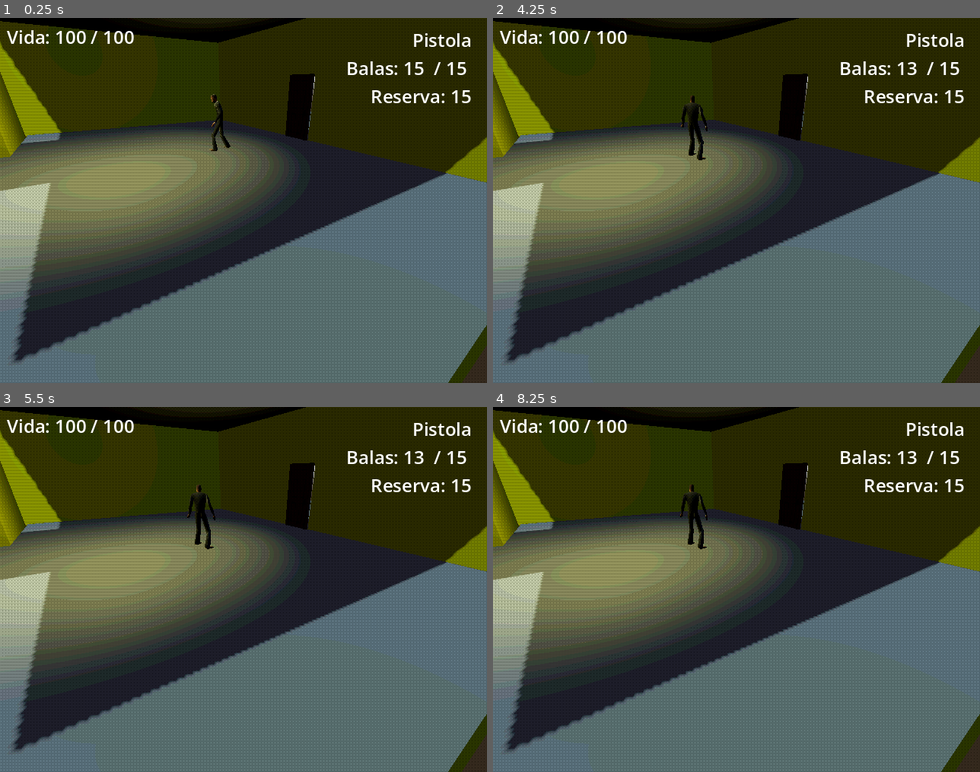
Above: before the commit, frames 1-4 (two rows, left to right).
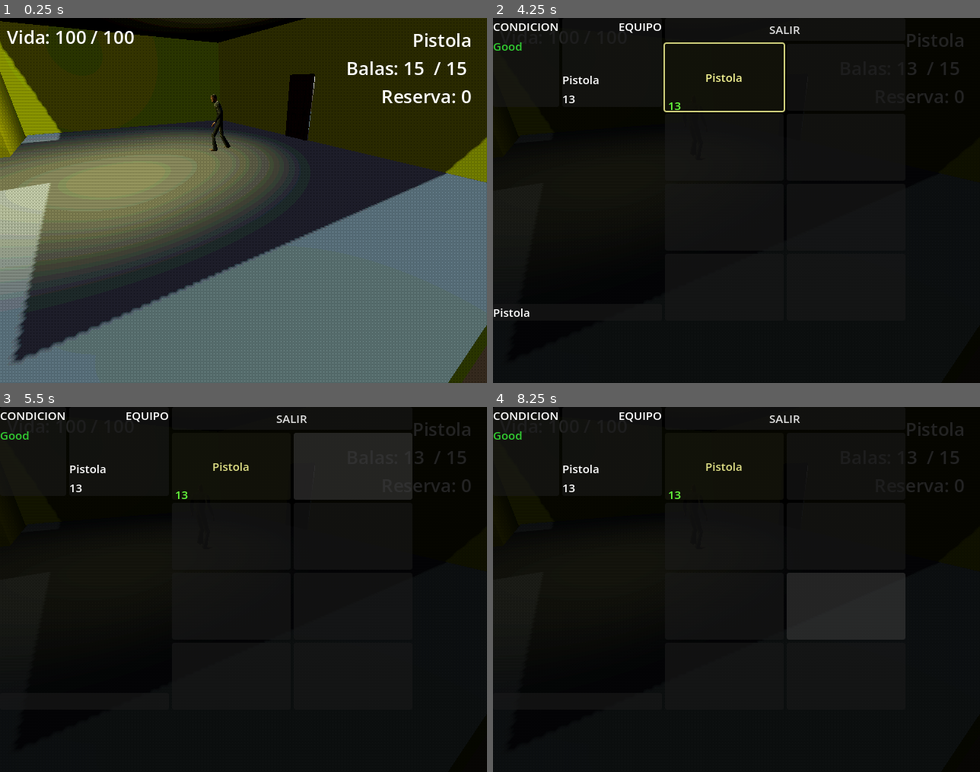
Above: after the commit, the same moments.

Repository: lorenscarano/PSX-Survival-Horror-Game-Godot-
Game: Godot game, scene res://Escenas/prototyping.tscn
The game is run twice, just before and just after one commit, with the same random seed, the same clock (stepped at 60 frames per second) and the same inputs.
Inputs (mouse positions are in pixels of both pictures, inside the frame that each line leads up to):
- Up to frame 1 (0.25 s): no input
- Up to frame 2 (4.25 s): tap Enter at 0.5 s; move the mouse to (843, 182) at 0.52 s; hold D (turn_right) 0.53-1.28 s; hold Right mouse button (aim) 0.53-1.28 s; click (843, 182) at 0.67 s; tap Q (quick_turn) at 0.8, 1.35, 2.3, 3.6 s; move the mouse to (639, 218) at 1.27 s; hold S (move_backward) 1.28-2.03 s; click (639, 218) at 1.42 s; right-click (639, 218) at 1.55 s; move the mouse to (785, 120) at 2.02 s; hold D (turn_right) 2.03-2.78 s; hold Right mouse button (aim) 2.03-2.78 s; click (785, 120) at 2.17 s; move the mouse to (712, 273) at 2.77 s; hold W (move_forward) 2.78-3.53 s; tap E (interact) at 2.85 s; click (712, 273) at 2.92 s; right-click (712, 273) at 3.05 s; move the mouse to (882, 255) at 3.52 s; hold A (turn_left) from 3.53 s (still down); click (882, 255) at 3.67 s; tap Tab (inventory) at 4.15 s
- Up to frame 3 (5.5 s): release A (turn_left) at 4.25 s; click (233, 465) at 4.25 s, where only the run after the commit has a clickable "Pistola"; click (350, 465) at 5.02 s
- Up to frame 4 (8.25 s): click (726, 534) at 5.77 s; click (843, 534) at 6.52 s; click (726, 607) at 7.27 s; click (843, 607) at 8.02 s

The runs differ from the first frame. In frame 1, 0.4% of the frame differs, in the area x 76-97%, y 19-24%; in frame 2, 82%; in frame 3, 85%, in the area x 0-100%, y 0-100%; in frame 4, 81%.

Commit message:
Finished the inventory (temporal)

Diff:
--- /dev/null
+++ b/Escenas/inventory_menu.tscn
@@ -0,0 +1,89 @@
+[gd_scene format=3 uid="uid://cnhct5q1vrf7h"]
+
+[ext_resource type="Script" uid="uid://da756m77nbcp8" path="res://Scripts/inventory_menu.gd" id="1_fofr0"]
+
+[sub_resource type="Theme" id="Theme_kddjp"]
+default_font_size = 15
+
+[node name="InventoryMenu" type="CanvasLayer" unique_id=1407387221]
+process_mode = 3
+layer = 9
+script = ExtResource("1_fofr0")
+
+[node name="Fondo" type="ColorRect" parent="." unique_id=1324633269]
+anchors_preset = 15
+anchor_right = 1.0
+anchor_bottom = 1.0
+grow_horizontal = 2
+grow_vertical = 2
+theme = SubResource("Theme_kddjp")
+color = Color(0, 0, 0, 0.8627451)
+
+[node name="Margen" type="MarginContainer" parent="Fondo" unique_id=77092470]
+layout_mode = 0
+offset_right = 40.0
+offset_bottom = 40.0
+
+[node name="Raiz" type="HBoxContainer" parent="Fondo/Margen" unique_id=1267638267]
+layout_mode = 2
+
+[node name="Izquierda" type="VBoxContainer" parent="Fondo/Margen/Raiz" unique_id=1766628134]
+layout_mode = 2
+size_flags_horizontal = 3
+
+[node name="Superior" type="HBoxContainer" parent="Fondo/Margen/Raiz/Izquierda" unique_id=1089127954]
+layout_mode = 2
+
+[node name="PanelCondicion" type="PanelContainer" parent="Fondo/Margen/Raiz/Izquierda/Superior" unique_id=1082753404]
+layout_mode = 2
+
+[node name="VBoxContainer" type="VBoxContainer" parent="Fondo/Margen/Raiz/Izquierda/Superior/PanelCondicion" unique_id=993755144]
+layout_mode = 2
+
+[node name="Label" type="Label" parent="Fondo/Margen/Raiz/Izquierda/Superior/PanelCondicion/VBoxContainer" unique_id=311354078]
+layout_mode = 2
+text = "CONDICION"
+
+[node name="Estado" type="Label" parent="Fondo/Margen/Raiz/Izquierda/Superior/PanelCondicion/VBoxContainer" unique_id=1924987738]
+layout_mode = 2
+
+[node name="PanelEquipo" type="PanelContainer" parent="Fondo/Margen/Raiz/Izquierda/Superior" unique_id=724058805]
+layout_mode = 2
+
+[node name="VBoxContainer" type="VBoxContainer" parent="Fondo/Margen/Raiz/Izquierda/Superior/PanelEquipo" unique_id=975821961]
+layout_mode = 2
+
+[node name="Label" type="Label" parent="Fondo/Margen/Raiz/Izquierda/Superior/PanelEquipo/VBoxContainer" unique_id=892259179]
+layout_mode = 2
+text = "                   EQUIPO"
+vertical_alignment = 1
+
+[node name="IconoEquipo" type="TextureRect" parent="Fondo/Margen/Raiz/Izquierda/Superior/PanelEquipo/VBoxContainer" unique_id=1704428227]
+custom_minimum_size = Vector2(64, 40)
+layout_mode = 2
+expand_mode = 1
+stretch_mode = 5
+
+[node name="CargaEquipo" type="Label" parent="Fondo/Margen/Raiz/Izquierda/Superior/PanelEquipo/VBoxContainer" unique_id=962798331]
+layout_mode = 2
+
+[node name="Relleno" type="Control" parent="Fondo/Margen/Raiz/Izquierda" unique_id=2001760391]
+layout_mode = 2
+size_flags_vertical = 3
+
+[node name="PanelDescription" type="PanelContainer" parent="Fondo/Margen/Raiz/Izquierda" unique_id=401541328]
+layout_mode = 2
+
+[node name="Descripcion" type="Label" parent="Fondo/Margen/Raiz/Izquierda/PanelDescription" unique_id=1371127234]
+layout_mode = 2
+
+[node name="Derecha" type="VBoxContainer" parent="Fondo/Margen/Raiz" unique_id=1525600852]
+layout_mode = 2
+
+[node name="BtnSalida" type="Button" parent="Fondo/Margen/Raiz/Derecha" unique_id=445762434]
+layout_mode = 2
+text = "SALIDA"
+
+[node name="Grilla" type="GridContainer" parent="Fondo/Margen/Raiz/Derecha" unique_id=80540607]
+layout_mode = 2
+columns = 2
--- a/Escenas/player.tscn
+++ b/Escenas/player.tscn
@@ -3,7 +3,6 @@
 [ext_resource type="Script" uid="uid://blxsq4c2h8j4a" path="res://Player/player.gd" id="1_ul4kv"]
 [ext_resource type="Script" uid="uid://ck3hexymsvk4k" path="res://Scripts/item_data.gd" id="2_oba5i"]
 [ext_resource type="Resource" uid="uid://brmt8cgquespg" path="res://Scripts/Combat/Weapons/pistola_item.tres" id="3_vwnoe"]
-[ext_resource type="Resource" uid="uid://dvl60mm7gqtiq" path="res://Items/caja_municion.tres" id="3_y717v"]
 [ext_resource type="PackedScene" uid="uid://8jyoofdpoef5" path="res://FreeModels/psx-base-male-playstation-character-low-poly/source/PSXModels/PSXModels.fbx" id="4_vwnoe"]
 [ext_resource type="Texture2D" uid="uid://bfwoj61e0a43p" path="res://FreeModels/psx-base-male-playstation-character-low-poly/source/PSXModels/BodyTextures/BodyTexture (21).png" id="5_r84g6"]
 [ext_resource type="AnimationLibrary" uid="uid://c0phqruwnttf6" path="res://FreeModels/psx-base-male-playstation-character-low-poly/Animations/Dying.fbx" id="6_m87nl"]
@@ -222,7 +221,7 @@
 transform = Transform3D(-0.9999939, 0, 0.0034907667, 0, 1, 0, -0.0034907667, 0, -0.9999939, 0, 0, 0)
 collision_layer = 5
 script = ExtResource("1_ul4kv")
-starting_items = Array[ExtResource("2_oba5i")]([ExtResource("3_vwnoe"), ExtResource("3_y717v")])
+starting_items = Array[ExtResource("2_oba5i")]([ExtResource("3_vwnoe")])
 
 [node name="CollisionShape3D" type="CollisionShape3D" parent="." unique_id=263656617]
 transform = Transform3D(1, 0, 0, 0, 1, 0, 0, 0, 1, 0, -0.8494277, 0)
--- a/Escenas/prototyping.tscn
+++ b/Escenas/prototyping.tscn
@@ -3,6 +3,7 @@
 [ext_resource type="PackedScene" uid="uid://dcxy6iv0jt8wg" path="res://Escenas/player.tscn" id="1_8foao"]
 [ext_resource type="PackedScene" uid="uid://dfxys8ck46ke3" path="res://FreeModels/ModelCoder/sci_briefing_table.glb" id="2_yu4p2"]
 [ext_resource type="PackedScene" uid="uid://d0b2ubpl0q8qd" path="res://Escenas/hud.tscn" id="4_p5xsa"]
+[ext_resource type="PackedScene" uid="uid://cnhct5q1vrf7h" path="res://Escenas/inventory_menu.tscn" id="4_slopv"]
 [ext_resource type="Script" uid="uid://cj5lp8cjpdqq6" path="res://Scripts/hud.gd" id="5_rn7uw"]
 [ext_resource type="PackedScene" uid="uid://kvbumrmrdbmb" path="res://Escenas/end_screen.tscn" id="6_g5c8g"]
 [ext_resource type="PackedScene" uid="uid://ct8p1od210a04" path="res://Escenas/pickup.tscn" id="6_hhpyo"]
@@ -651,6 +652,11 @@
 shape = SubResource("BoxShape3D_0ru8o")
 debug_color = Color(0.90600157, 0.13804552, 0.6623147, 1)
 
+[node name="InventoryMenu" parent="." unique_id=1407387221 instance=ExtResource("4_slopv")]
+
+[node name="BtnSalida" parent="InventoryMenu/Fondo/Margen/Raiz/Derecha" parent_id_path=PackedInt32Array(1407387221, 1525600852) index="0" unique_id=445762434]
+text = "SALIR"
+
 [node name="HUD" parent="." unique_id=11680840 instance=ExtResource("4_p5xsa")]
 script = ExtResource("5_rn7uw")
 
@@ -803,6 +809,8 @@
 [editable path="Camaras/ReCamera8"]
 [editable path="Camaras/ReCamera9"]
 [editable path="Camaras/ReCamera11"]
+[editable path="InventoryMenu"]
+[editable path="HUD"]
 [editable path="Items/PickupAmmo"]
 [editable path="Items/PickupHierba"]
 [editable path="Items/PickupHierba2"]
--- a/Items/caja_municion.tres
+++ b/Items/caja_municion.tres
@@ -6,4 +6,5 @@
 script = ExtResource("1_u3jv0")
 nombre = "9mm Ammo"
 max_stack = 99
+description = "A little box of 9mm bullets."
 metadata/_custom_type_script = "uid://ck3hexymsvk4k"
--- a/Items/hierba.tres
+++ b/Items/hierba.tres
@@ -8,4 +8,5 @@
 item_type = 1
 amount = 25
 ammo_type = ""
+description = "This can heal you!"
 metadata/_custom_type_script = "uid://ck3hexymsvk4k"
--- a/Items/llave_roja.tres
+++ b/Items/llave_roja.tres
@@ -8,4 +8,5 @@
 item_type = 2
 amount = 1
 ammo_type = ""
+description = "This looks familiar..."
 metadata/_custom_type_script = "uid://ck3hexymsvk4k"
--- a/Player/player.gd
+++ b/Player/player.gd
@@ -226,7 +226,7 @@
 		dir = dir.rotated(Vector3.UP, randf_range(-s,s))
 		dir = dir.rotated(global_transform.basis.x, randf_range(-s,s)).normalized()
 	var from = get_shoot_origin()
-	var to = from + dir * current_weapon.max_range
+	var to = from + dir * (current_weapon.max_range - 5)
 	var query = PhysicsRayQueryParameters3D.create(from,to)
 	query.exclude = [self]
 	var result = get_world_3d().direct_space_state.intersect_ray(query)
@@ -291,7 +291,7 @@
 	move_and_slide()
 
 
-func _unhandled_input(_event: InputEvent) -> void:
+func _unhandled_input(event: InputEvent) -> void:
 	if is_dead:
 		return
 	if Input.is_action_just_pressed("quick_turn") and not is_quick_turning:
--- /dev/null
+++ b/Scripts/inventory_menu.gd
@@ -0,0 +1,132 @@
+extends CanvasLayer
+
+const SLOT_SIZE := Vector2(156, 88)
+const COLOR_AMMO := Color(0.35, 0.75, 1.0)
+const COLOR_WEAPON := Color(0.4,1.0,0.4)
+
+var player: Player
+var slot_buttons: Array[Button] = []
+var is_open := false
+var last_slot := 0
+
+@onready var grid := find_child("Grilla", true, false) as GridContainer
+@onready var status_label := find_child("Estado", true, false) as Label
+@onready var equip_icon := find_child("IconoEquipo", true, false) as TextureRect
+@onready var equip_label := find_child("CargaEquipo", true, false) as Label
+@onready var description_label := find_child("Descripcion", true, false) as Label
+@onready var exit_button := find_child("BtnSalida", true, false) as Button
+
+func _ready() -> void:
+		process_mode = Node.PROCESS_MODE_ALWAYS
+		visible = false
+		for i in Inventory.SLOT_COUNT:
+			var b := Button.new()
+			b.custom_minimum_size = SLOT_SIZE
+			b.clip_text = true
+			b.expand_icon = true
+			b.icon_alignment = HORIZONTAL_ALIGNMENT_CENTER
+			b.focus_entered.connect(_on_slot_focused.bind(i))
+			b.pressed.connect(_on_slot_pressed.bind(i))
+			var count := Label.new()
+			count.name = "Cantidad"
+			count.position = Vector2(4, SLOT_SIZE.y -18)
+			count.mouse_filter = Control.MOUSE_FILTER_IGNORE
+			b.add_child(count)
+			grid.add_child(b)
+			slot_buttons.append(b)
+		exit_button.pressed.connect(close)
+
+func _input(event: InputEvent) -> void:
+	if event.is_action_pressed("inventory"):
+		if is_open:
+			close()
+		else:
+			open()
+		get_viewport().set_input_as_handled()
+	elif is_open and event.is_action_pressed("ui_cancel"):
+		close()
+		get_viewport().set_input_as_handled()
+
+func refresh() -> void:
+	if not player.inventory.changed.is_connected(refresh):
+		player.inventory.changed.connect(refresh)
+	var inv := player.inventory
+	for i in Inventory.SLOT_COUNT:
+		var b := slot_buttons[i]
+		var count_label := b.get_node("Cantidad") as Label
+		var it := inv.items[i]
+		b.modulate = Color.WHITE
+		if it == null:
+			b.icon = null
+			b.text = ""
+			count_label.text = ""
+			continue
+		b.icon = it.icon
+		b.text = "" if it.icon != null else it.nombre
+		match it.item_type:
+			ItemData.Type.WEAPON:
+				if it.weapon != null:
+					count_label.text = str(player.mag_ammo.get(it.weapon.nombre,0))
+				count_label.modulate = COLOR_WEAPON
+			ItemData.Type.AMMO:
+				count_label.text = str(inv.quantities[i])
+				count_label.modulate = COLOR_AMMO
+			_:
+				count_label.text = ""
+		if i == player.equipped_slot:
+			b.modulate = Color(1.0,1.0,0.6)
+	equip_icon.texture = null
+	equip_label.text = "-"
+	if player.equipped_slot >= 0:
+		var eq := inv.items[player.equipped_slot]
+		if eq != null and eq.weapon != null:
+			equip_icon.texture = eq.icon
+			equip_label.text = "%s\n%d" % [eq.nombre, player.mag_ammo.get(eq.weapon.nombre, 0)]
+
+	var ratio := float(player.health) / float(player.max_health)
+	if ratio > 0.6:
+		status_label.text = "Good"
+		status_label.modulate = Color.LIME_GREEN
+	elif ratio > 0.3:
+		status_label.text = "Caution"
+		status_label.modulate = Color.YELLOW
+	else:
+		status_label.text = "Danger"
+		status_label.modulate = Color.RED
+
+func _on_slot_focused(i: int) -> void:
+	last_slot = i
+	var it := player.inventory.items[i]
+	if it == null:
+		description_label.text = ""
+	elif it.description == "":
+		description_label.text = it.nombre
+	else:
+		description_label.text = "%s\n%s" % [it.nombre, it.description]
+
+func _on_slot_pressed(i: int) -> void:
+	player.use_slot(i)
+	refresh()
+	_on_slot_focused(i)
+
+func close() -> void:
+	is_open = false
+	visible = false
+	get_tree().paused = false
+	Input.set_mouse_mode(Input.MOUSE_MODE_CAPTURED)
+
+func open() -> void:
+	if get_tree().paused:
+		return
+	if player == null:
+		player = get_tree().get_first_node_in_group("player") as Player
+	if player == null or player.is_dead:
+		return
+	if player.is_aiming or player.is_reloading or player.is_quick_turning:
+		return
+	is_open = true
+	visible = true
+	get_tree().paused = true
+	Input.set_mouse_mode(Input.MOUSE_MODE_CAPTURED)
+	refresh()
+	slot_buttons[last_slot].grab_focus()
Not shown, added: Scripts/inventory_menu.gd.uid
